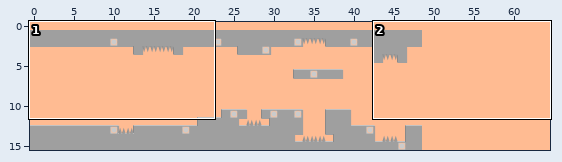
Tiled map, stored at android/assets/boxes.tmx. Above, an overview of the earlier version with the close-up marked.
Close-up. First the earlier version:
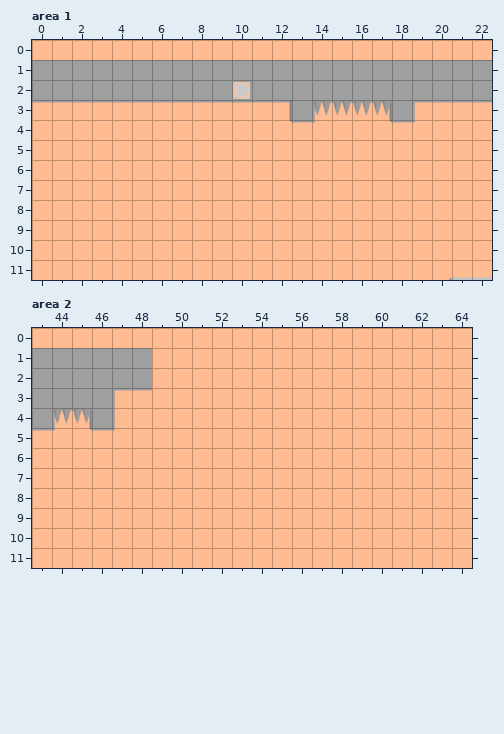
Cells are 64x64 px. Shown: area 1 x 0..22, y 0..11; area 2 x 43..64, y 0..11. The commit also changed other parts of the map, which this record leaves out. The old version is drawn lined up with the new one.
And afterwards:
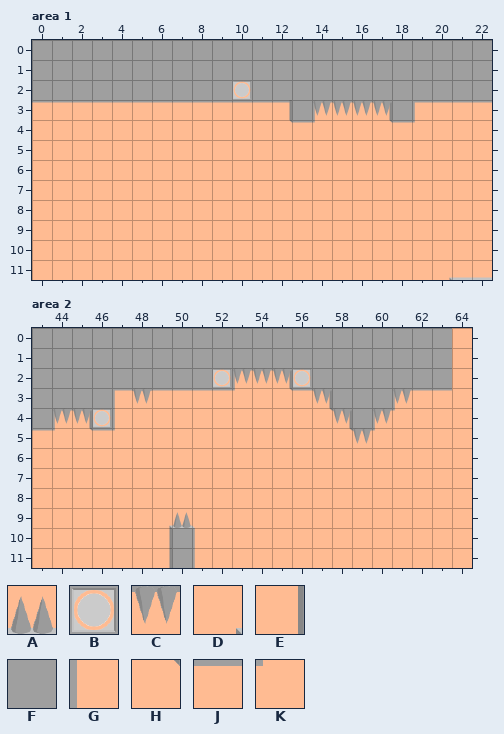
Key: from "boxes_map": A 1 "spike", B 2 "activator", C 3 "spike", D 5, E 10, F 11 "brick", G 12, H 15, J 16, K 17.
_ is an empty cell.
Tiles replaced or removed in this view: F.
Edits made:
Changed rows in their new state; . is an unchanged cell.
map size 128x15 -> 64x16 cells (old content now starts at 0,1; both pictures use the new coordinates)
Layer "background", area 1:
first column x 0:
 0 FFFFFFFFFFFFFFFFFFFFFFF
Layer "background", area 2:
first column x 43:
 0 FFFFFFFFFFFFFFFFFFFFF
 1 ......FFF.....FFFFFFF
 2 ................F....
Layer "borderLeft", area 2:
first column x 49:
 2 ......E........
 3 JJJJ...JE....JJ
 4 .........E.....
first column x 49:
10 E
11 E
Layer "borderRight", area 2:
first column x 53:
 2 G........
 3 ........G
 4 .......G.
first column x 51:
10 G
11 G
Layer "borderCorners", area 2:
first column x 53:
 3 K.H......
 4 ....H...K
 5 .....H.K.
first column x 49:
 9 D
Layer "level", area 2:
first column x 46:
 1 ......FFFFF.......
 2 ...FFFBCCCBFF.FFFF
 3 ..C........CFFFC..
 4 B...........CFC...
 5 .............C....
first column x 50:
 9 A
10 F
11 F
Pixel boxes of the changes (left, top, right, bottom) in both close-ups:
added: (32, 40, 492, 60)
changed: (32, 328, 452, 444)
added: (169, 512, 195, 568)
